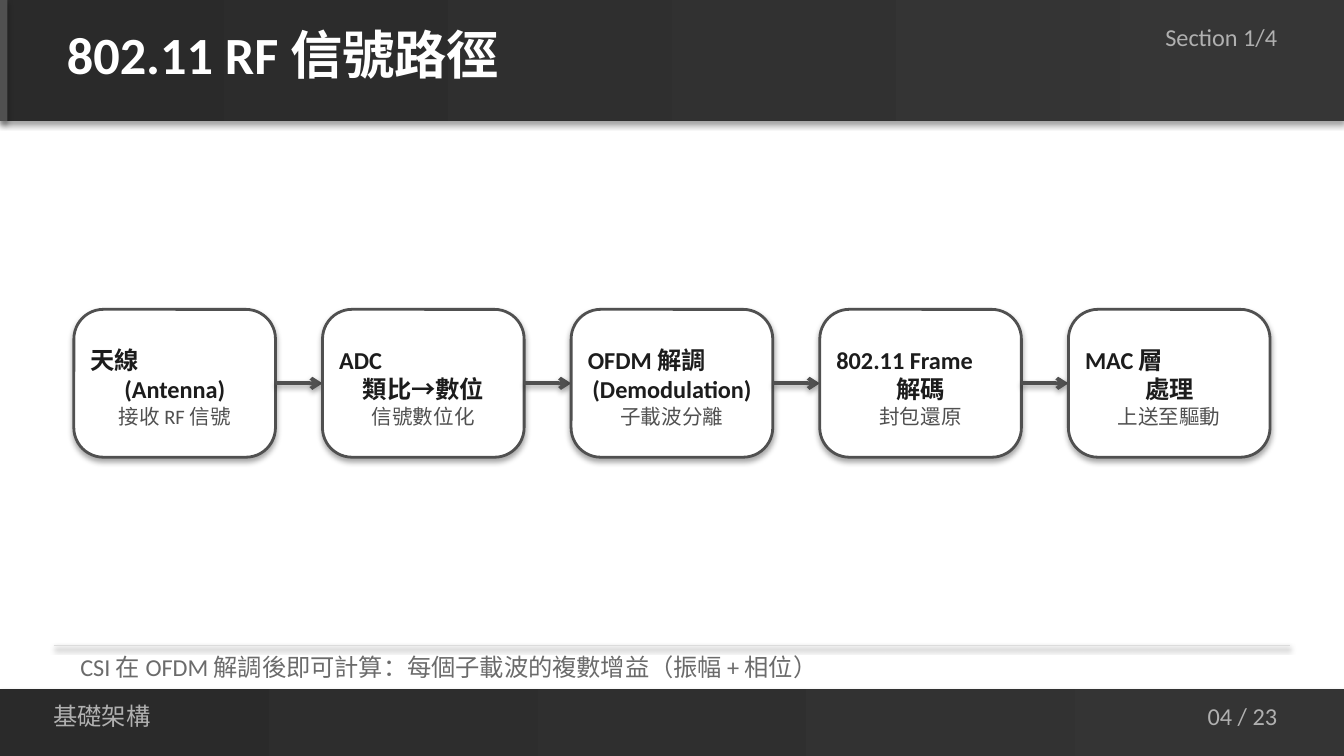
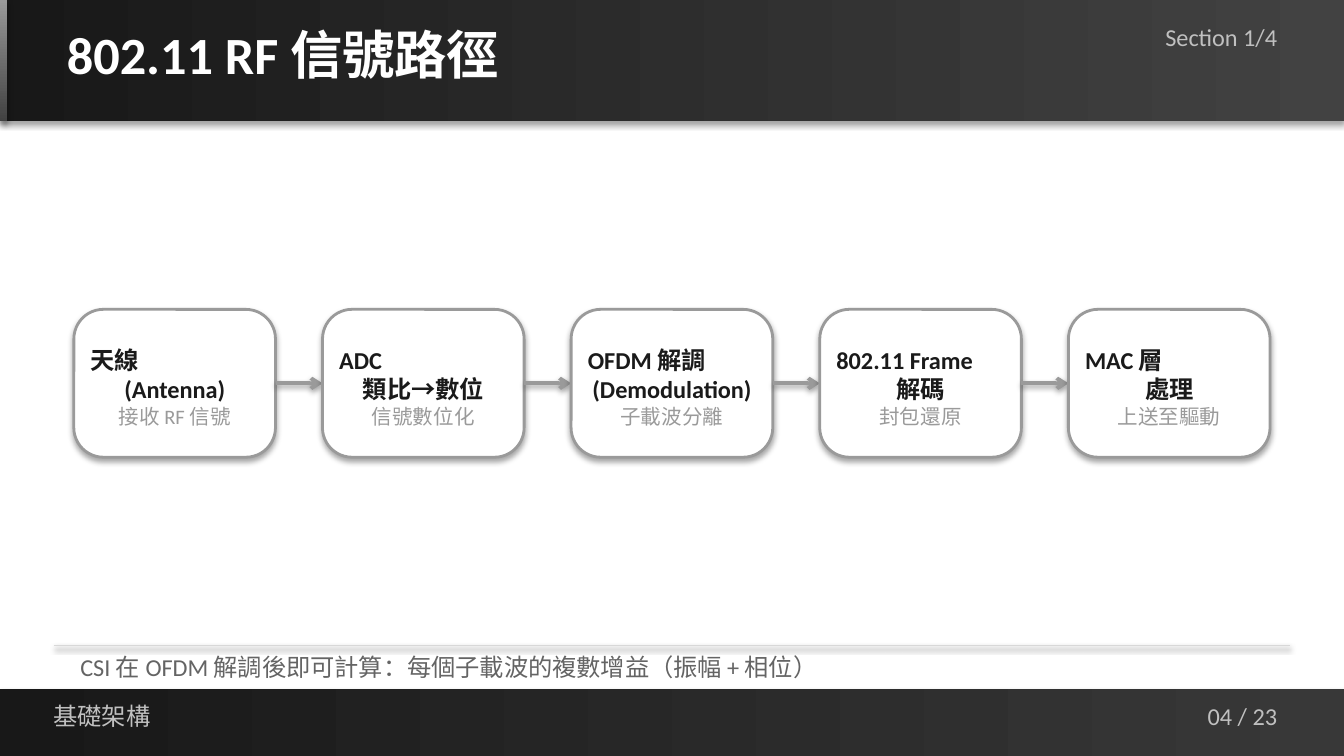
Before and after one commit to jacky92219-cell/network-ppt-project, a slide deck: slide 4 of output/network-card-csi-v5.1.pptx. Drawn at 1344x756 pixels with LibreOffice and Linux fonts; fonts in the diff are those of the drawing. Boxes give left, top, right and bottom in pixels: in the first picture for what was removed or moved away, otherwise in the second. Text is boxed around its words. In the diff, an @@ line names an element or a change of style, - is before the commit and + after.

```diff
--- a/output/network-card-csi-v5.1.pptx
+++ b/output/network-card-csi-v5.1.pptx
@@ rectangle at (x1=0, y1=0, x2=1344, y2=121): fill gradient #2A2A2A to #363636 to gradient #181818 to #424242 @@
@@ rectangle at (x1=0, y1=0, x2=8, y2=121): fill #505050 to gradient #9A9A9A to #424242 @@
@@ rounded rectangle "天線 (Antenna)" at (x1=74, y1=309, x2=276, y2=457): text colour #1C1C1C to #1A1A1A in "天線 (Antenna)"; text colour #505050 to #9A9A9A in "接收 RF 信號"; outline #505050 1.5 pt to #9A9A9A 1.5 pt @@
@@ rounded rectangle "ADC 類比→數位" at (x1=323, y1=309, x2=524, y2=457): text colour #1C1C1C to #1A1A1A in "ADC 類比→數位"; text colour #505050 to #9A9A9A in "信號數位化"; outline #505050 1.5 pt to #9A9A9A 1.5 pt @@
@@ rounded rectangle "OFDM 解調 (Demodulation)" at (x1=571, y1=309, x2=773, y2=457): text colour #1C1C1C to #1A1A1A in "OFDM 解調 (Demodulation)"; text colour #505050 to #9A9A9A in "子載波分離"; outline #505050 1.5 pt to #9A9A9A 1.5 pt @@
@@ rounded rectangle "802.11 Frame 解碼" at (x1=820, y1=309, x2=1021, y2=457): text colour #1C1C1C to #1A1A1A in "802.11 Frame 解碼"; text colour #505050 to #9A9A9A in "封包還原"; outline #505050 1.5 pt to #9A9A9A 1.5 pt @@
@@ rounded rectangle "MAC 層 處理" at (x1=1068, y1=309, x2=1270, y2=457): text colour #1C1C1C to #1A1A1A in "MAC 層 處理"; text colour #505050 to #9A9A9A in "上送至驅動"; outline #505050 1.5 pt to #9A9A9A 1.5 pt @@
@@ arrow (276, 383) - (323, 383): stroke #505050 2 pt to #9A9A9A 2 pt @@
@@ arrow (524, 383) - (571, 383): stroke #505050 2 pt to #9A9A9A 2 pt @@
@@ arrow (773, 383) - (820, 383): stroke #505050 2 pt to #9A9A9A 2 pt @@
@@ arrow (1021, 383) - (1068, 383): stroke #505050 2 pt to #9A9A9A 2 pt @@
@@ rectangle at (x1=0, y1=688, x2=1344, y2=755): fill gradient #2A2A2A to #343434 to gradient #181818 to #383838 @@
@@ text colour #B0B0B0 to #C0C0C0 in 3 elements at (x1=1165, y1=29, x2=1277, y2=47), (x1=53, y1=704, x2=150, y2=727), (x1=1208, y1=709, x2=1278, y2=725) @@
```
Also in this commit, not shown: 22 other slides changed, 2 other files.
